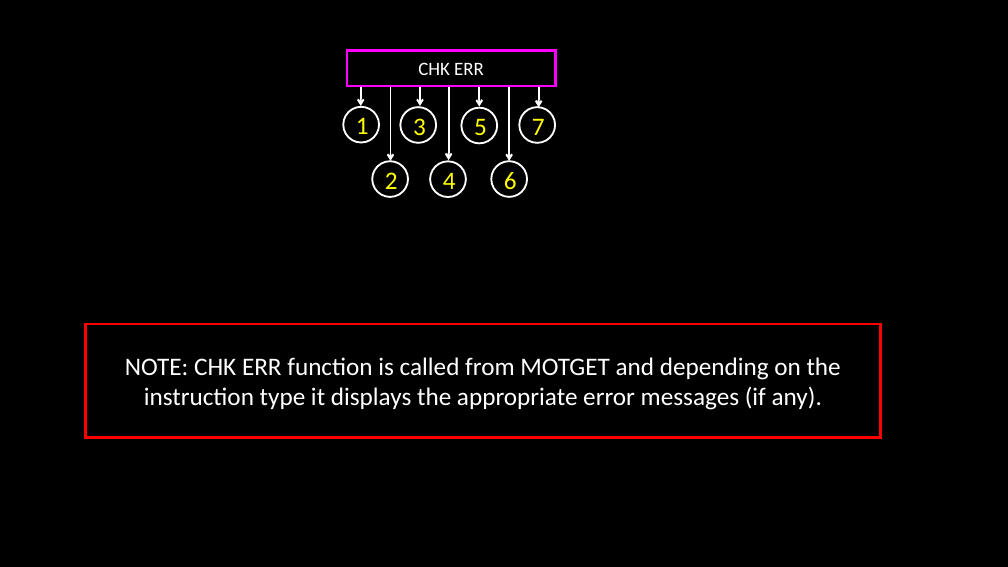
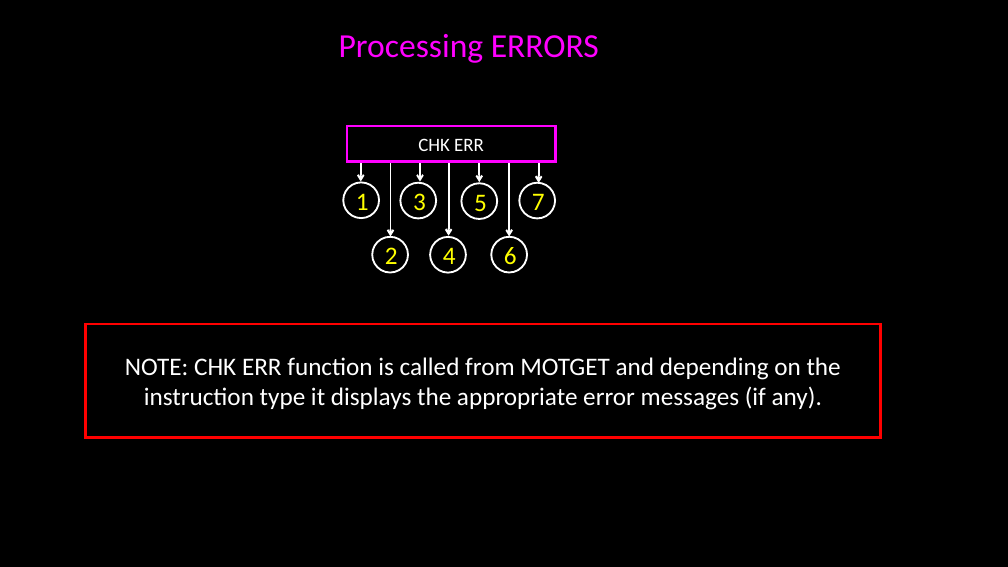
Before and after one commit to bondeabhijeet/8085, a slide deck: slide 12 of Pass 1 8085.pptx. Drawn at 1008x567 pixels with LibreOffice and Linux fonts; fonts in the diff are those of the drawing. Boxes give left, top, right and bottom in pixels: in the first picture for what was removed or moved away, otherwise in the second. Text is boxed around its words. In the diff, an @@ line names an element or a change of style, - is before the commit and + after.

```diff
--- a/Pass 1 8085.pptx
+++ b/Pass 1 8085.pptx
@@ text added at (339,34,599,63), 32 pt, text #FF00FF @@
+Processing ERRORS
@@ 7 ellipses, 7 arrows, 1 rectangle: place and size @@
-7 ellipses, 7 arrows, 1 rectangle at (343,50,556,197)
+7 ellipses, 7 arrows, 1 rectangle at (343,126,556,272)
```
Also in this commit, not shown: 16 other slides changed, 1 slide added, 10 other files.
